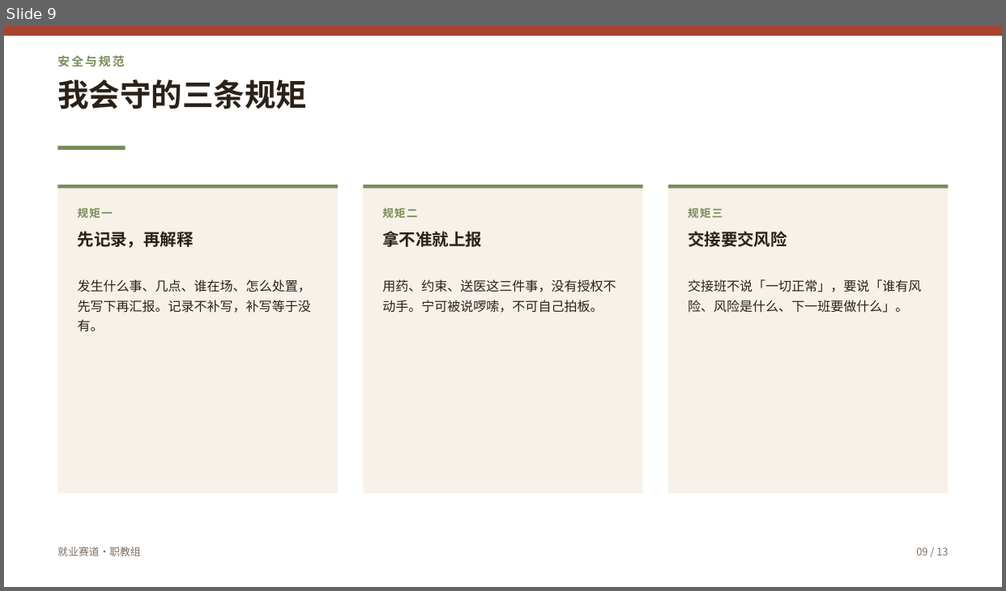
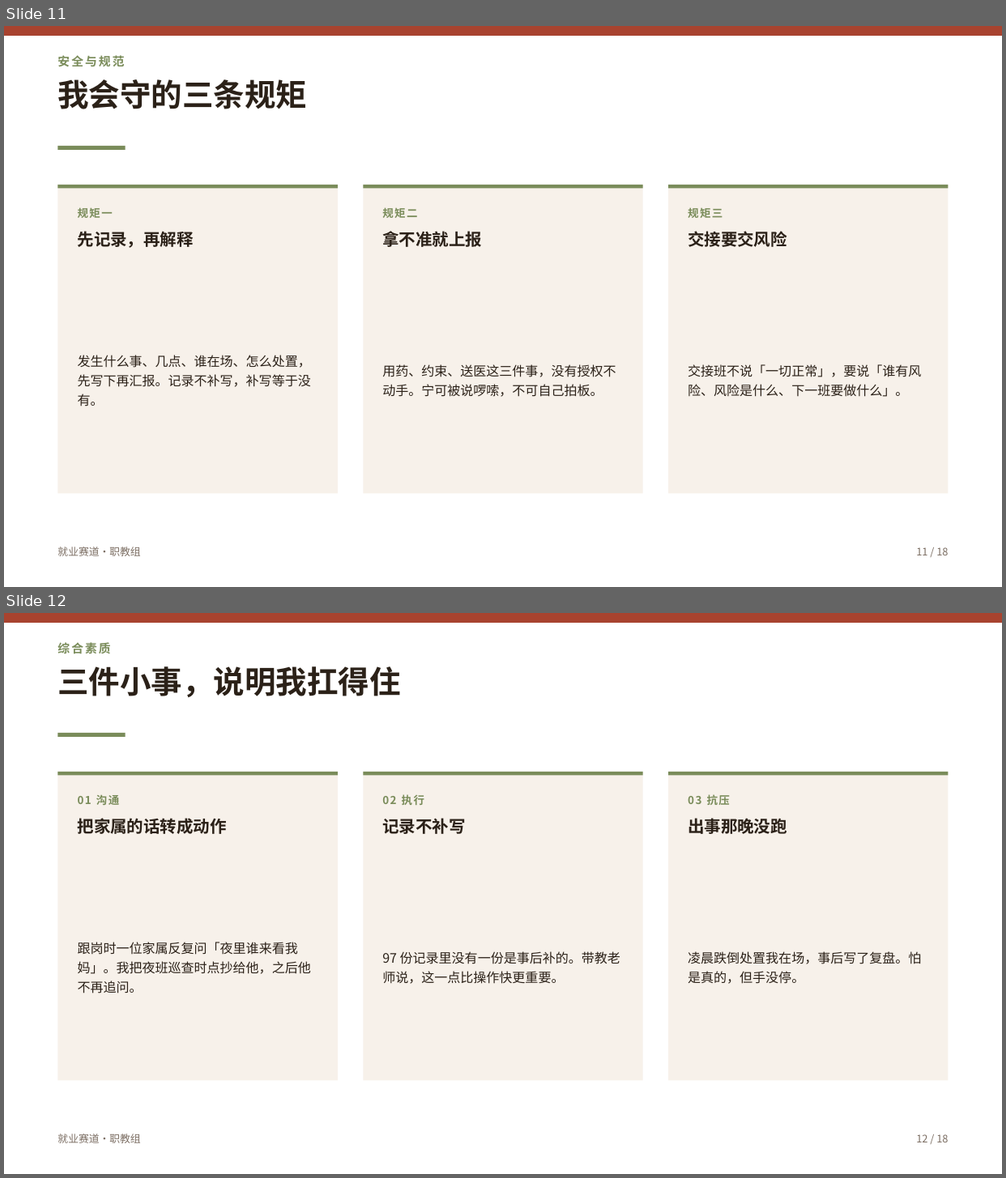
Before and after one commit to John-20260101/zgs-ppt, a slide deck: examples/case-wang/王某某-求职综合展示.pptx. Shown one above the other, each under a label of ours: slide 9 before the commit, slides 11 and 12 after it. The pictures are 1006x591 and 1006x1178 pixels, drawn with LibreOffice and Linux fonts; fonts in the diff are those of the drawing. Boxes give left, top, right and bottom in pixels: in the first picture for what was removed or moved away, otherwise in the second. Text is boxed around its words. In the diff, an @@ line names an element or a change of style, - is before the commit and + after.

```diff
--- a/examples/case-wang/王某某-求职综合展示.pptx
+++ b/examples/case-wang/王某某-求职综合展示.pptx
@@ slide 12 added at (x1=4, y1=613, x2=1002, y2=1174), background #FFFFFF @@
@@ rectangle added at (x1=4, y1=613, x2=1002, y2=623), fill #A8432F @@
@@ text added at (x1=57, y1=642, x2=110, y2=654), 11.5 pt, text #7A8C5A, bold @@
+综合素质
@@ text added at (x1=57, y1=666, x2=400, y2=697), 30 pt, text #2B2118, bold @@
+三件小事，说明我扛得住
@@ rectangle added at (x1=58, y1=733, x2=126, y2=737), fill #7A8C5A @@
@@ rectangle added at (x1=58, y1=772, x2=338, y2=1081), fill #F7F1EA @@
@@ rectangle added at (x1=58, y1=772, x2=338, y2=776), fill #7A8C5A @@
@@ rectangle added at (x1=364, y1=772, x2=643, y2=1081), fill #F7F1EA @@
@@ rectangle added at (x1=364, y1=772, x2=643, y2=776), fill #7A8C5A @@
@@ rectangle added at (x1=669, y1=772, x2=948, y2=1081), fill #F7F1EA @@
@@ rectangle added at (x1=669, y1=772, x2=948, y2=776), fill #7A8C5A @@
@@ text added at (x1=78, y1=795, x2=119, y2=805), 10.5 pt, text #7A8C5A, bold @@
+01 沟通
@@ text added at (x1=382, y1=794, x2=424, y2=805), 10.5 pt, text #7A8C5A, bold @@
+02 执行
@@ text added at (x1=688, y1=794, x2=730, y2=805), 10.5 pt, text #7A8C5A, bold @@
+03 抗压
@@ text added at (x1=78, y1=818, x2=227, y2=834), 16 pt, text #2B2118, bold @@
+把家属的话转成动作
@@ text added at (x1=382, y1=818, x2=465, y2=834), 16 pt, text #2B2118, bold @@
+记录不补写
@@ text added at (x1=688, y1=818, x2=787, y2=834), 16 pt, text #2B2118, bold @@
+出事那晚没跑
@@ text added at (x1=78, y1=942, x2=311, y2=994), 12.5 pt, text #2B2118 @@
+跟岗时一位家属反复问「夜里谁来看我妈」。我把夜班巡查时点抄给他，之后他不再追问。
@@ text added at (x1=382, y1=952, x2=620, y2=984), 12.5 pt, text #2B2118 @@
+97 份记录里没有一份是事后补的。带教老师说，这一点比操作快更重要。
@@ text added at (x1=688, y1=952, x2=921, y2=984), 12.5 pt, text #2B2118 @@
+凌晨跌倒处置我在场，事后写了复盘。怕是真的，但手没停。
@@ text added at (x1=57, y1=1134, x2=140, y2=1144), 10 pt, text #7C6E63 @@
+就业赛道·职教组
@@ text added at (x1=916, y1=1135, x2=948, y2=1143), 10 pt, text #7C6E63 @@
+12 / 18
@@ what was slide 9 is now slide 11 @@
@@ slide 11 changed as well @@
@@ more space between paragraphs; vertical alignment top to middle in 3 elements at (x1=78, y1=355, x2=311, y2=407), (x1=382, y1=365, x2=616, y2=397), (x1=688, y1=365, x2=921, y2=397) @@
@@ text at (x1=916, y1=548, x2=948, y2=556): text changed @@
-09 / 13
+11 / 18
```
Also in this commit, not shown: 12 other slides changed, 4 other slides added, 31 other files.
